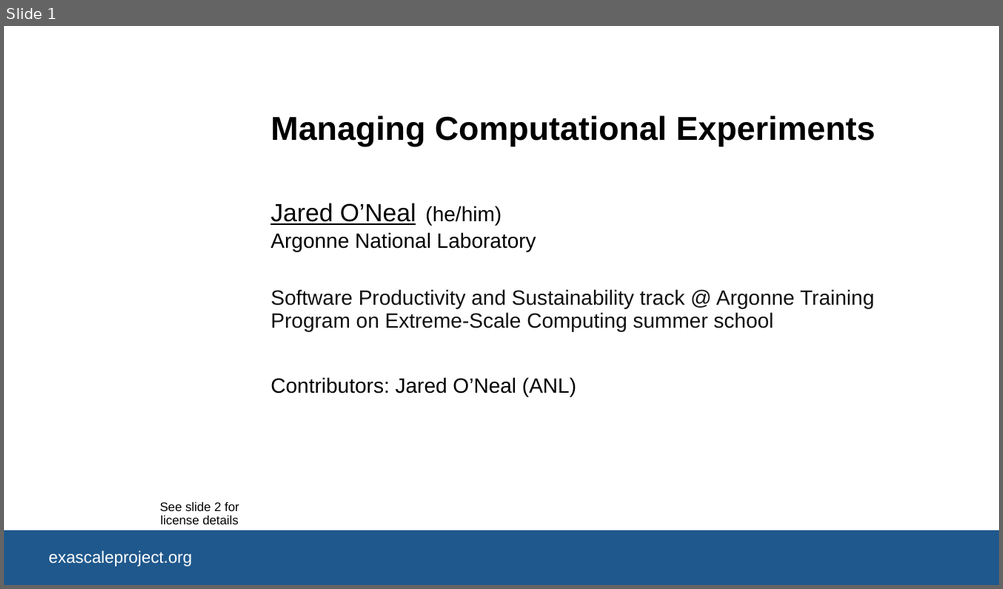
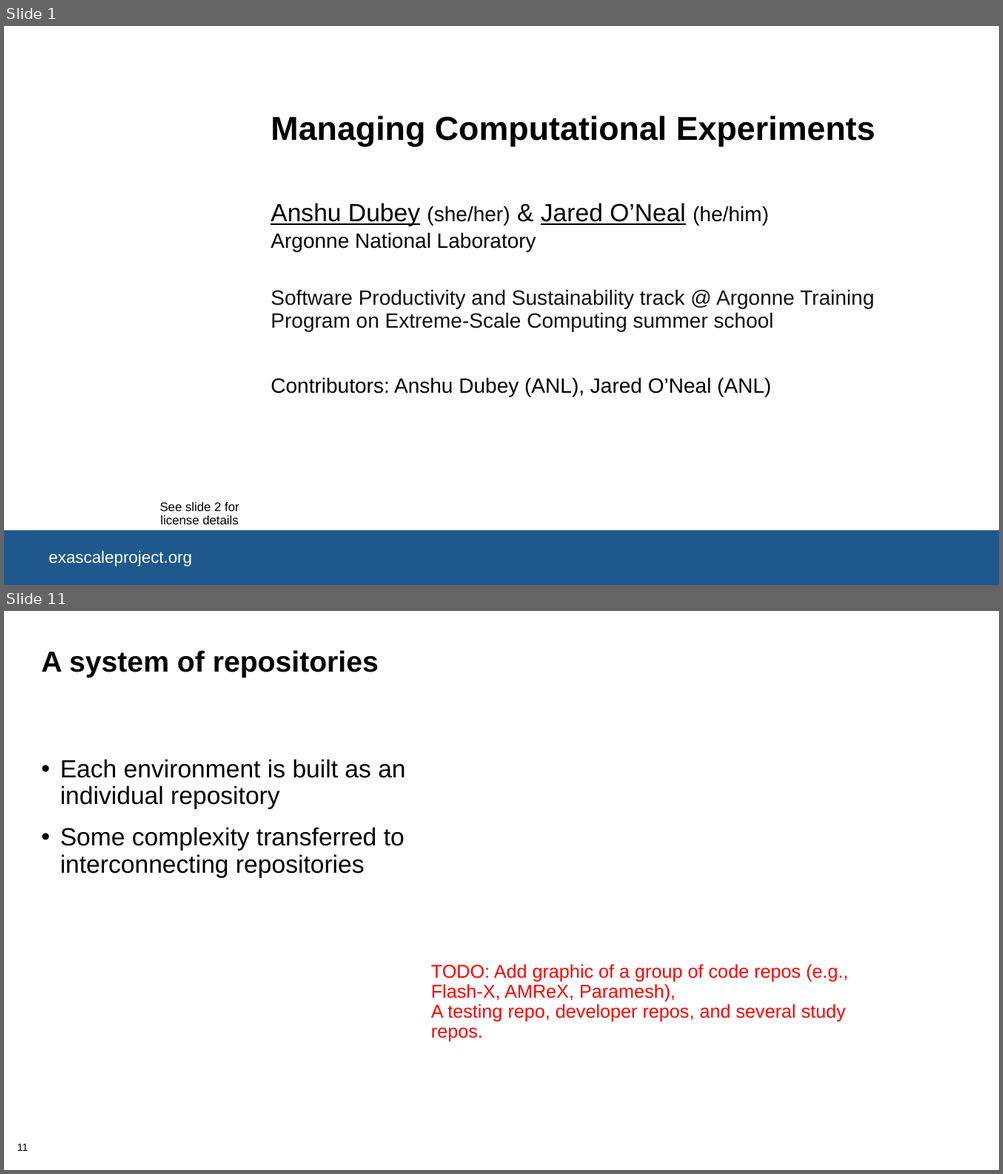
Before and after one commit to bssw-tutorial/presentations, a slide deck: computational-expts.pptx. Shown one above the other, each under a label of ours: slide 1 before the commit, slides 1 and 11 after it; the slides between them are not shown. The pictures are 1003x589 and 1003x1174 pixels, drawn with LibreOffice and Linux fonts; fonts in the diff are those of the drawing; background and template pictures are left out. Boxes give left, top, right and bottom in pixels: in the first picture for what was removed or moved away, otherwise in the second. Text is boxed around its words. In the diff, an @@ line names an element or a change of style, - is before the commit and + after.

Commit message:
(Issue #132) Rough skeleton of Jared's content.  This is likely too much content for 30 minutes.

```diff
--- a/computational-expts.pptx
+++ b/computational-expts.pptx
@@ slide 11 added at <box>4,611,999,1170</box>, background #FFFFFF @@
@@ title added at <box>41,650,378,678</box>, 28 pt, text #000000, bold @@
+A system of repositories
@@ text added at <box>60,759,405,878</box>, 24 pt, text #000000 @@
+• Each environment is built as an individual repository
+• Some complexity transferred to interconnecting repositories
@@ text added at <box>431,964,848,1042</box>, 18 pt, text #FF0000 @@
+TODO: Add graphic of a group of code repos (e.g., Flash-X, AMReX, Paramesh),
+A testing repo, developer repos, and several study repos.
@@ page number added at <box>17,1144,28,1151</box>, 10 pt, text #000000 @@
+11
@@ slide 1 changed as well @@
@@ text at <box>270,203,768,227</box>: text changed @@
-Jared O’Neal
+Anshu Dubey (she/her) & Jared O’Neal (he/him)
@@ text removed at <box>425,206,501,225</box> @@
-(he/him)
@@ text at <box>270,378,771,397</box>: text changed @@
-Contributors: Jared O’Neal (ANL)
+Contributors: Anshu Dubey (ANL), Jared O’Neal (ANL)
```
Also in this commit, not shown: 17 other slides added.
